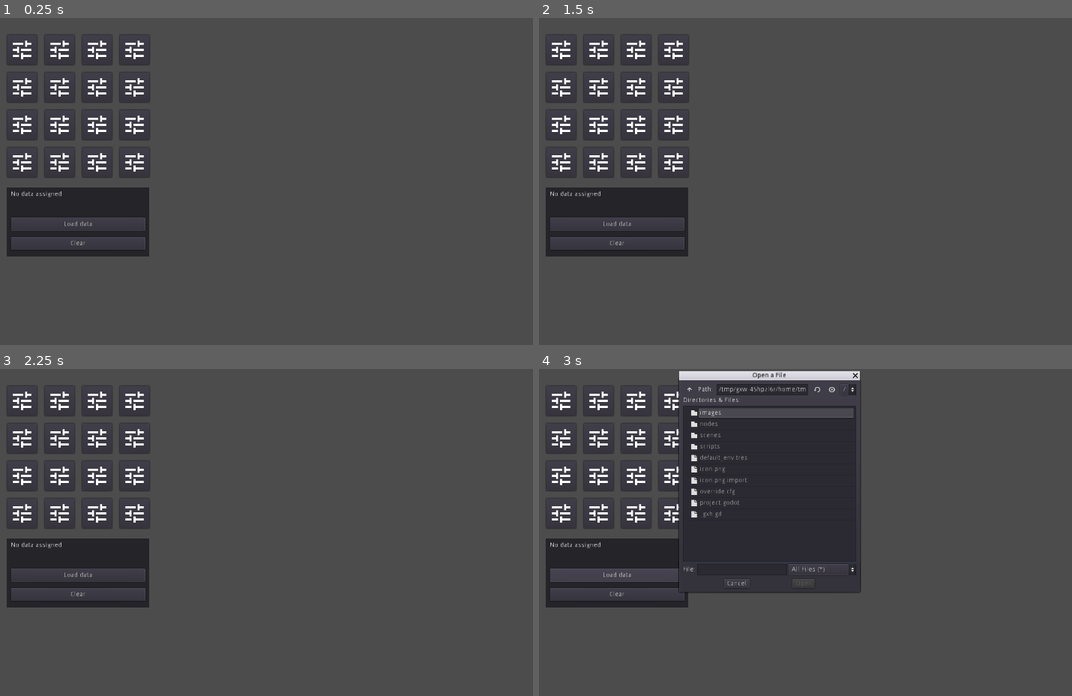
Above: before the commit, frames 1-4 (two rows, left to right).
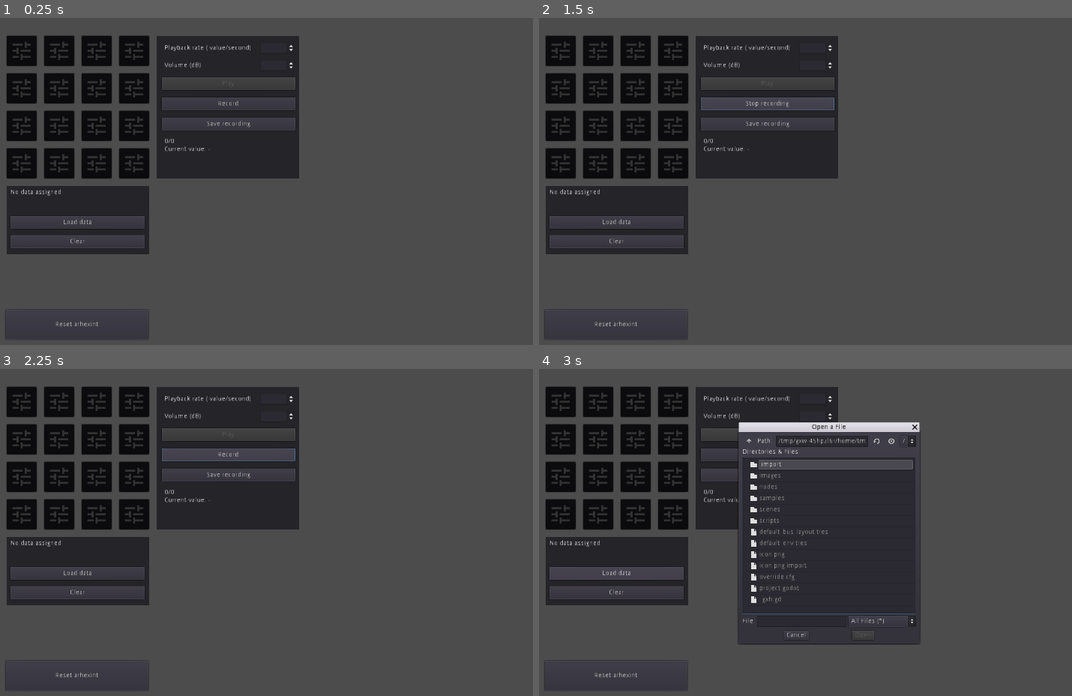
Above: after the commit, the same moments.

Repository: Ainlid/arhexint
Game: Godot game, scene res://scenes/main.tscn
Same seed, same stepped clock (60 frames per second), same inputs: the game is played once before the commit and once after it.
Inputs (mouse positions are in pixels of both pictures, inside the frame that each line leads up to):
- Up to frame 1 (0.25 s): no input
- Up to frame 2 (1.5 s): click "Clear" at 0.5 s; click (768, 103) at 1.25 s, where only the run after the commit has a clickable "Record"
- Up to frame 3 (2.25 s): click (229, 454) at 2 s, where only the run after the commit has a clickable "Stop recording"
- Up to frame 4 (3 s): click "Load data" at 2.75 s

The runs differ from the first frame. In frame 1, 18% of the frame differs, in the area x 0-57%, y 5-99%; in frame 2, 18%; in frame 3, 18%; in frame 4, 26%, in the area x 0-72%, y 0-99%.

Commit message:
it works

Diff:
--- /dev/null
+++ b/default_bus_layout.tres
@@ -0,0 +1,8 @@
+[gd_resource type="AudioBusLayout" load_steps=2 format=2]
+
+[sub_resource type="AudioEffectRecord" id=1]
+resource_name = "Record"
+
+[resource]
+bus/0/effect/0/effect = SubResource( 1 )
+bus/0/effect/0/enabled = true
--- a/nodes/cell_grid.tscn
+++ b/nodes/cell_grid.tscn
@@ -4,10 +4,8 @@
 [ext_resource path="res://scripts/cell_grid.gd" type="Script" id=2]
 
 [node name="cell_grid" type="GridContainer"]
-margin_left = 36.0
-margin_top = 36.0
-margin_right = 340.0
-margin_bottom = 340.0
+margin_right = 304.0
+margin_bottom = 304.0
 custom_constants/vseparation = 80
 custom_constants/hseparation = 80
 columns = 4
--- a/nodes/data_menu.tscn
+++ b/nodes/data_menu.tscn
@@ -3,10 +3,8 @@
 [ext_resource path="res://scripts/data_menu.gd" type="Script" id=1]
 
 [node name="data_menu" type="Control"]
-margin_left = 36.0
-margin_top = 362.0
-margin_right = 341.0
-margin_bottom = 467.0
+margin_right = 305.0
+margin_bottom = 146.0
 script = ExtResource( 1 )
 __meta__ = {
 "_edit_use_anchors_": false
@@ -53,7 +51,6 @@
 }
 
 [node name="file_dialog" type="FileDialog" parent="."]
-visible = true
 margin_left = 320.0
 margin_top = -306.0
 margin_right = 706.0
@@ -61,6 +58,7 @@
 window_title = "Open a File"
 mode = 0
 access = 2
+show_hidden_files = true
 current_dir = "/Daniil/art/arhexint"
 current_path = "/Daniil/art/arhexint/"
 __meta__ = {
--- /dev/null
+++ b/nodes/player.tscn
@@ -0,0 +1,143 @@
+[gd_scene load_steps=3 format=2]
+
+[ext_resource path="res://scripts/player.gd" type="Script" id=1]
+
+[sub_resource type="AudioStreamSample" id=1]
+
+[node name="player" type="Control"]
+margin_right = 306.0
+margin_bottom = 306.0
+script = ExtResource( 1 )
+__meta__ = {
+"_edit_use_anchors_": false
+}
+
+[node name="panel" type="Panel" parent="."]
+margin_top = 2.0
+margin_right = 304.0
+margin_bottom = 306.0
+__meta__ = {
+"_edit_use_anchors_": false
+}
+
+[node name="rate_box" type="SpinBox" parent="."]
+margin_left = 220.0
+margin_top = 16.0
+margin_right = 294.0
+margin_bottom = 40.0
+min_value = 1.0
+max_value = 16.0
+value = 4.0
+__meta__ = {
+"_edit_use_anchors_": false
+}
+
+[node name="rate_label" type="Label" parent="."]
+margin_left = 16.0
+margin_top = 16.0
+margin_right = 208.0
+margin_bottom = 40.0
+text = "Playback rate ( value/second)"
+valign = 1
+__meta__ = {
+"_edit_use_anchors_": false
+}
+
+[node name="volume_box" type="SpinBox" parent="."]
+margin_left = 220.0
+margin_top = 53.0
+margin_right = 294.0
+margin_bottom = 77.0
+min_value = -6.0
+max_value = 0.0
+__meta__ = {
+"_edit_use_anchors_": false
+}
+
+[node name="volume_label" type="Label" parent="."]
+margin_left = 16.0
+margin_top = 53.0
+margin_right = 202.0
+margin_bottom = 77.0
+text = "Volume (dB)"
+valign = 1
+
+[node name="play_button" type="Button" parent="."]
+margin_left = 10.0
+margin_top = 90.0
+margin_right = 295.0
+margin_bottom = 118.0
+disabled = true
+text = "Play"
+__meta__ = {
+"_edit_use_anchors_": false
+}
+
+[node name="record_button" type="Button" parent="."]
+margin_left = 10.0
+margin_top = 133.0
+margin_right = 295.0
+margin_bottom = 161.0
+text = "Record"
+__meta__ = {
+"_edit_use_anchors_": false
+}
+
+[node name="save_button" type="Button" parent="."]
+margin_left = 10.0
+margin_top = 176.0
+margin_right = 295.0
+margin_bottom = 204.0
+text = "Save recording"
+__meta__ = {
+"_edit_use_anchors_": false
+}
+
+[node name="save_dialog" type="FileDialog" parent="."]
+margin_left = 306.0
+margin_top = -122.0
+margin_right = 664.0
+margin_bottom = 144.0
+access = 2
+filters = PoolStringArray( "*.wav" )
+show_hidden_files = true
+current_dir = "/Daniil/art/arhexint"
+current_path = "/Daniil/art/arhexint/"
+__meta__ = {
+"_edit_use_anchors_": false
+}
+
+[node name="save_popup" type="AcceptDialog" parent="."]
+margin_left = 305.0
+margin_top = 20.0
+margin_right = 571.0
+margin_bottom = 90.0
+window_title = ""
+dialog_text = "File saved!"
+__meta__ = {
+"_edit_use_anchors_": false
+}
+
+[node name="info" type="Label" parent="."]
+margin_left = 16.0
+margin_top = 220.0
+margin_right = 294.0
+margin_bottom = 284.0
+text = "0/0
+Current value: -"
+__meta__ = {
+"_edit_use_anchors_": false
+}
+
+[node name="recorder" type="AudioStreamPlayer" parent="."]
+stream = SubResource( 1 )
+autoplay = true
+
+[node name="rate_timer" type="Timer" parent="."]
+
+[connection signal="value_changed" from="rate_box" to="." method="_rate_changed"]
+[connection signal="pressed" from="play_button" to="." method="_play_pressed"]
+[connection signal="pressed" from="record_button" to="." method="_record_pressed"]
+[connection signal="pressed" from="save_button" to="." method="_save_pressed"]
+[connection signal="file_selected" from="save_dialog" to="." method="_confirm_save"]
+[connection signal="timeout" from="rate_timer" to="." method="_rate_timeout"]
--- /dev/null
+++ b/nodes/reset_button.tscn
@@ -0,0 +1,26 @@
+[gd_scene load_steps=2 format=2]
+
+[ext_resource path="res://scripts/reset_button.gd" type="Script" id=1]
+
+[node name="reset_button" type="Button"]
+margin_left = 2.0
+margin_right = 307.0
+margin_bottom = 64.0
+text = "Reset arhexint"
+script = ExtResource( 1 )
+__meta__ = {
+"_edit_use_anchors_": false
+}
+
+[node name="check" type="ConfirmationDialog" parent="."]
+margin_left = 25.0
+margin_top = -143.0
+margin_right = 281.0
+margin_bottom = -73.0
+window_title = "Confirm"
+dialog_text = "All settings will be reset to defaults."
+__meta__ = {
+"_edit_use_anchors_": false
+}
+
+[connection signal="confirmed" from="check" to="." method="_reset_ok"]
--- a/scenes/main.tscn
+++ b/scenes/main.tscn
@@ -1,7 +1,9 @@
-[gd_scene load_steps=3 format=2]
+[gd_scene load_steps=5 format=2]
 
 [ext_resource path="res://nodes/cell_grid.tscn" type="PackedScene" id=1]
 [ext_resource path="res://nodes/data_menu.tscn" type="PackedScene" id=2]
+[ext_resource path="res://nodes/player.tscn" type="PackedScene" id=3]
+[ext_resource path="res://nodes/reset_button.tscn" type="PackedScene" id=4]
 
 [node name="main" type="Control"]
 anchor_right = 1.0
@@ -11,5 +13,29 @@
 }
 
 [node name="cell_grid" parent="." instance=ExtResource( 1 )]
+margin_left = 35.0
+margin_top = 38.0
+margin_right = 339.0
+margin_bottom = 342.0
 
 [node name="data_menu" parent="." instance=ExtResource( 2 )]
+margin_left = 35.0
+margin_top = 358.0
+margin_right = 340.0
+margin_bottom = 504.0
+
+[node name="player" parent="." instance=ExtResource( 3 )]
+margin_left = 356.0
+margin_top = 36.0
+margin_right = 660.0
+margin_bottom = 253.0
+
+[node name="reset_button" parent="." instance=ExtResource( 4 )]
+margin_left = 33.0
+margin_top = 622.0
+margin_right = 338.0
+margin_bottom = 686.0
+
+[connection signal="cleared" from="data_menu" to="player" method="_data_cleared"]
+[connection signal="loaded" from="data_menu" to="player" method="_receive_data"]
+[connection signal="character" from="player" to="cell_grid" method="_call_cell"]
--- a/scripts/cell.gd
+++ b/scripts/cell.gd
@@ -6,6 +6,7 @@
 
 onready var file_dialog = $settings_menu/file_dialog
 onready var sample_status = $settings_menu/sample_scroll/sample_status
+var empty_col = Color(0.2, 0.2, 0.2, 1.0)
 
 onready var flash = $flash
 onready var flash_timer = $flash_timer
@@ -17,6 +18,7 @@
 	audio_timer.wait_time = audio_time
 	flash.hide()
 	flash_timer.wait_time = flash_time
+	modulate = empty_col
 
 func _show_settings():
 	settings.popup()
@@ -37,10 +39,12 @@
 		audio.stream = sample
 		sample_status.text = str(path.get_file())
 		file.close()
+		modulate = Color.white
 
 func _clear_pressed():
 	audio.stream = null
 	sample_status.text = "No sample assigned"
+	modulate = empty_col
 
 func _pitch_changed(value):
 	var pitch_conv = pow(2.0, value / 12.0)
--- a/scripts/data_menu.gd
+++ b/scripts/data_menu.gd
@@ -4,6 +4,9 @@
 
 onready var file_dialog = $file_dialog
 onready var status = $data_scroll/data_status
+
+signal loaded(loaded_data)
+signal cleared
 
 func _file_selected(path):
 	var file = File.new()
@@ -13,13 +16,14 @@
 		var buffer = file.get_buffer(filesize)
 		hex_data = buffer.hex_encode()
 		status.text = str(path.get_file()) + "\n"
-		status.text += "Size: " + str(filesize) + " bytes"
-		#print(hex_data.substr(0, 15))
+		status.text += "Size: " + str(filesize * 2) + " characters"
 		file.close()
+		emit_signal("loaded", hex_data)
 
 func _clear_pressed():
 	hex_data = null
 	status.text = "No data assigned"
+	emit_signal("cleared")
 
 func _load_pressed():
-	file_dialog.popup()
+	file_dialog.popup_centered()
--- /dev/null
+++ b/scripts/player.gd
@@ -0,0 +1,88 @@
+extends Control
+
+var hex_data
+var data_size = 0
+var cur_id = 0
+var cur_char = "-"
+
+onready var play_button = $play_button
+var is_playing = false
+onready var rate_timer = $rate_timer
+
+signal character(char_id)
+
+onready var recorder = $recorder
+onready var record_button = $record_button
+var effect
+var recording
+
+onready var save_dialog = $save_dialog
+onready var save_popup = $save_popup
+
+onready var info = $info
+
+func _ready():
+	effect = AudioServer.get_bus_effect(0, 0)
+
+func _receive_data(loaded_data):
+	hex_data = loaded_data
+	data_size = hex_data.length()
+	play_button.disabled = false
+	_update_info()
+
+func _data_cleared():
+	_stop_playback()
+	hex_data = null
+	data_size = 0
+	play_button.disabled = true
+	_update_info()
+
+func _rate_changed(value):
+	rate_timer.wait_time = 1.0 / value
+
+func _record_pressed():
+	if effect.is_recording_active():
+		recording = effect.get_recording()
+		effect.set_recording_active(false)
+		record_button.text = "Record"
+	else:
+		effect.set_recording_active(true)
+		record_button.text = "Stop recording"
+
+func _save_pressed():
+	save_dialog.popup_centered()
+
+func _confirm_save(save_path):
+	recording.save_to_wav(save_path)
+	save_popup.popup_centered()
+
+func _play_pressed():
+	if is_playing:
+		_stop_playback()
+	else:
+		_start_playback()
+
+func _stop_playback():
+	is_playing = false
+	play_button.text = "Play"
+	rate_timer.stop()
+	cur_id = 0
+	cur_char = "-"
+	_update_info()
+
+func _start_playback():
+	is_playing = true
+	play_button.text = "Stop"
+	rate_timer.start()
+
+func _update_info():
+	info.text = str(cur_id) + "/" + str(data_size) + "\n" + "Current value: " + cur_char
+
+func _rate_timeout():
+	cur_char = "0x" + hex_data[cur_id]
+	emit_signal("character", cur_char.hex_to_int())
+	_update_info()
+	if cur_id < hex_data.length() - 1:
+		cur_id += 1
+	else:
+		_stop_playback()
--- /dev/null
+++ b/scripts/reset_button.gd
@@ -0,0 +1,9 @@
+extends Button
+
+onready var check = $check
+
+func _pressed():
+	check.popup_centered()
+
+func _reset_ok():
+	get_tree().reload_current_scene()
Not shown, added: samples/drums/clap.wav.import
Not shown, added: samples/drums/crash.wav.import
Not shown, added: samples/drums/hihat.wav.import
Not shown, added: samples/drums/kick_drum.wav.import
Not shown, added: samples/drums/snare_drum.wav.import
Not shown, added: samples/other/letter_e.wav.import
Not shown, added: samples/other/piano_c4.wav.import
Not shown, added: samples/drums/clap.wav
Not shown, added: samples/drums/crash.wav
Not shown, added: samples/drums/hihat.wav
Not shown, added: samples/drums/kick_drum.wav
Not shown, added: samples/drums/snare_drum.wav
(and 2 more such lines)
